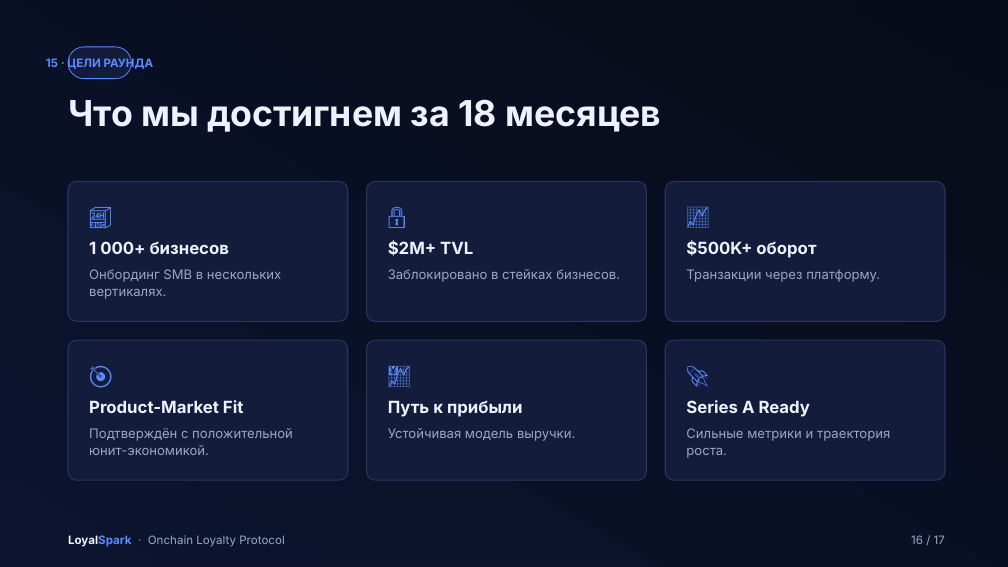
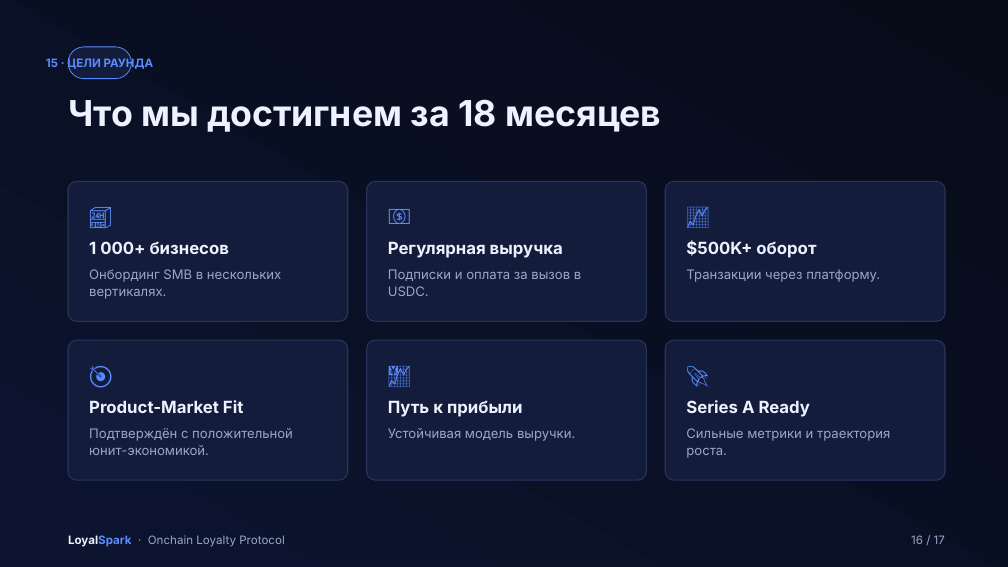
Before and after one commit to aspekt19/unboxed-loyalty-spark, a slide deck: slide 16 of docs/pitch-deck/ru/LoyalSpark_Pitch_RU.pptx. Drawn at 1008x567 pixels with LibreOffice and Linux fonts; fonts in the diff are those of the drawing. Boxes give left, top, right and bottom in pixels: in the first picture for what was removed or moved away, otherwise in the second. Text is boxed around its words. In the diff, an @@ line names an element or a change of style, - is before the commit and + after.

```diff
--- a/docs/pitch-deck/ru/LoyalSpark_Pitch_RU.pptx
+++ b/docs/pitch-deck/ru/LoyalSpark_Pitch_RU.pptx
@@ text at [388,241,581,296]: text changed @@
-🔒
-$2M+ TVL
-Заблокировано в стейках бизнесов.
+💵
+Регулярная выручка
+Подписки и оплата за вызов в USDC.
```
Also in this commit, not shown: 3 other slides changed, 5 other files.
